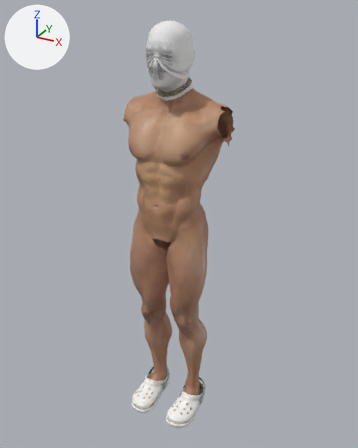
The glTF model player.glb as it was, and as the next commit left it.
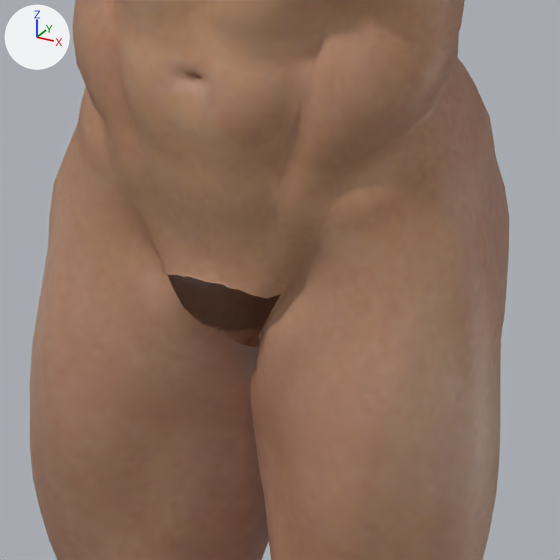
Old and new are each drawn whole from a 50 mm camera at (0.943, -1.648, 1.759) aimed at (0.019, 0.033, 0.919) and again close up on the part from 35% to 61% of the width and 43% to 64% of the height. Arrows for +X, +Y and +Z are at upper left; the lights stay in place. The first two pictures are the older version. Vertices at exactly the same position are counted once.

Before the edit, the objects in view are built like this:
```python
me_body = bpy.data.meshes.new('body')
me_body.from_pydata(...)  # 16970 vertices, 33825 faces; spans x -0.21..0.22, y -0.17..0.15, z -0.01..1.71
# faces by material slot: [13733, 816, 2178, 2306, 5472, 9320]
me_body.materials.append(mat_body)  # picture img_sinsackbody
me_body.materials.append(mat_sinsackeyes)  # picture img_ryan_eyes
me_body.materials.append(mat_headbag)  # picture img_headbag
me_body.materials.append(mat_headbagrolledup)  # picture img_headbag
me_body.materials.append(mat_rope)  # picture img_rope
me_body.materials.append(mat_wear_crocs)  # picture img_wear_crocs
ob_body_mesh = bpy.data.objects.new('body_mesh', me_body)
ob_body_mesh.location = (0.0, 0.0, 0.0)
```
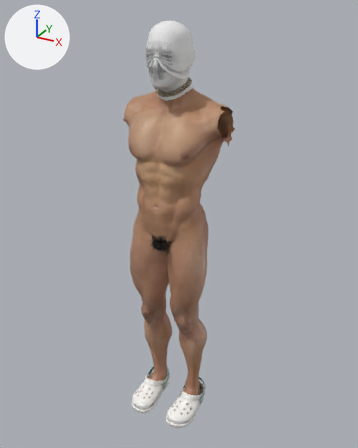
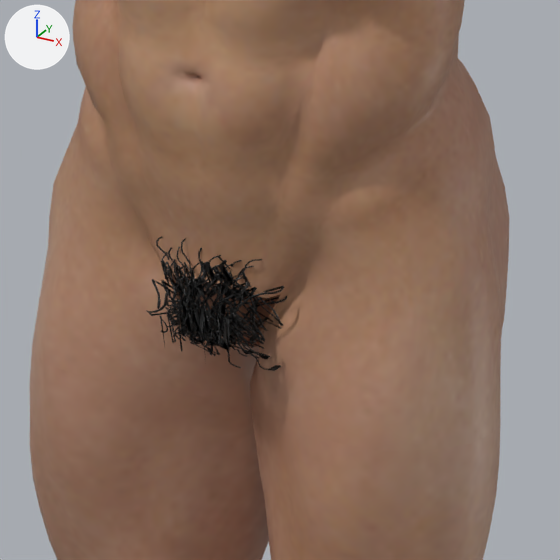
Patch to the scene script:
```diff
--- a/player.glb.py
+++ b/player.glb.py
@@ mat_3d_pubic_hair @@
+mat_3d_pubic_hair = principled_material('3D_pubic_hair')
+mat_3d_pubic_hair.base_color = (0.0031, 0.0031, 0.0031)  # black #0a0a0a
@@ mat_3d_pubic_hair_1 @@
+mat_3d_pubic_hair_1 = principled_material('3D_pubic_hair+')
+mat_3d_pubic_hair_1.base_color = (0.00155, 0.00155, 0.00155)  # black #050505
@@ me_body @@
 # used by ob_body_mesh; location = (0.0, 0.0, 0.0)
-me_body.from_pydata(...)  # 16970 vertices, 33825 faces; spans x -0.21..0.22, y -0.17..0.15, z -0.01..1.71
+me_body.from_pydata(...)  # 22410 vertices, 44065 faces; spans x -0.21..0.22, y -0.17..0.15, z -0.01..1.71
+# me_body part 1: 5440 vertices added at x -0.05..0.05, y -0.13..-0.07, z 0.83..0.93
 me_body.materials.append(mat_body)
@@ me_body @@
 me_body.materials.append(mat_wear_crocs)
+me_body.materials.append(mat_3d_pubic_hair)  # black #0a0a0a
+me_body.materials.append(mat_3d_pubic_hair_1)  # black #050505
```

Changed parts and their boxes (x1, y1, x2, y2) in the close-ups (560 x 560 px):
part 1 of me_body, added (black): after (146, 236, 287, 371)
